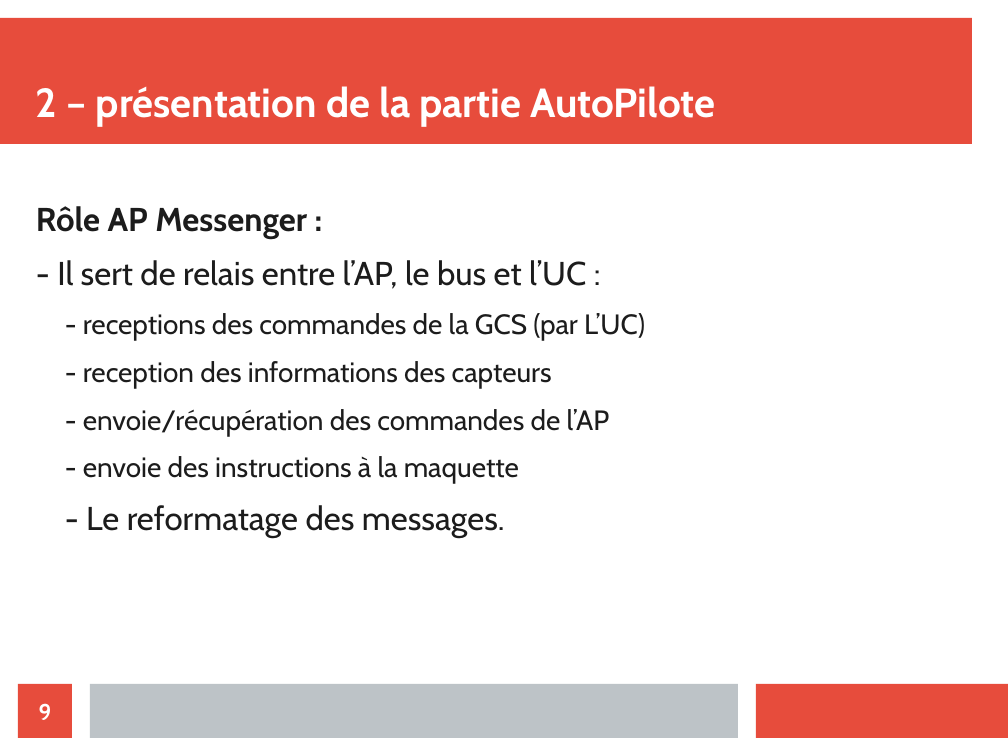
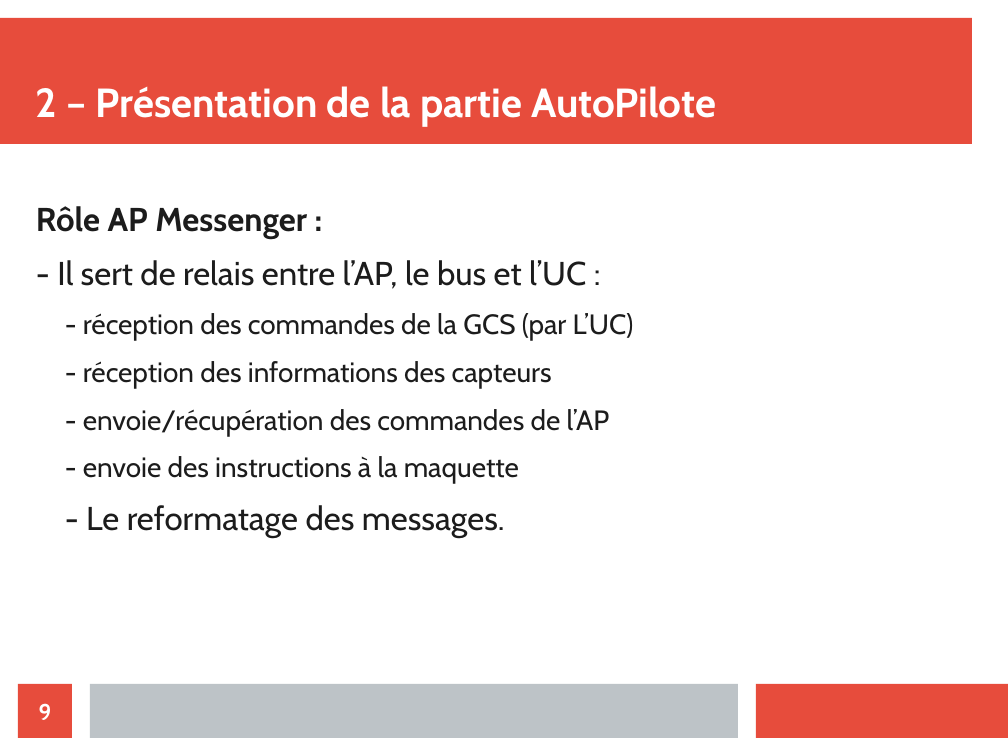
Before and after one commit to athmanmekh/AuttoPIlote-X-OPEN-PILOT, a slide deck: slide 9 of presentation/diapoPresentation.odp. Drawn at 1008x756 pixels with LibreOffice and Linux fonts; fonts in the diff are those of the drawing. Boxes give left, top, right and bottom in pixels: in the first picture for what was removed or moved away, otherwise in the second. Text is boxed around its words. In the diff, an @@ line names an element or a change of style, - is before the commit and + after.

```diff
--- a/presentation/diapoPresentation.odp
+++ b/presentation/diapoPresentation.odp
@@ title at [36, 86, 716, 127]: text changed @@
-2 – présentation de la partie AutoPilote
+2 – Présentation de la partie AutoPilote
@@ text at [83, 313, 634, 388]: text changed @@
-  - receptions des commandes de la GCS (par L’UC)
-  - reception des informations des capteurs
+  - réception des commandes de la GCS (par L’UC)
+  - réception des informations des capteurs
```
Also in this commit, not shown: 13 other slides changed.
